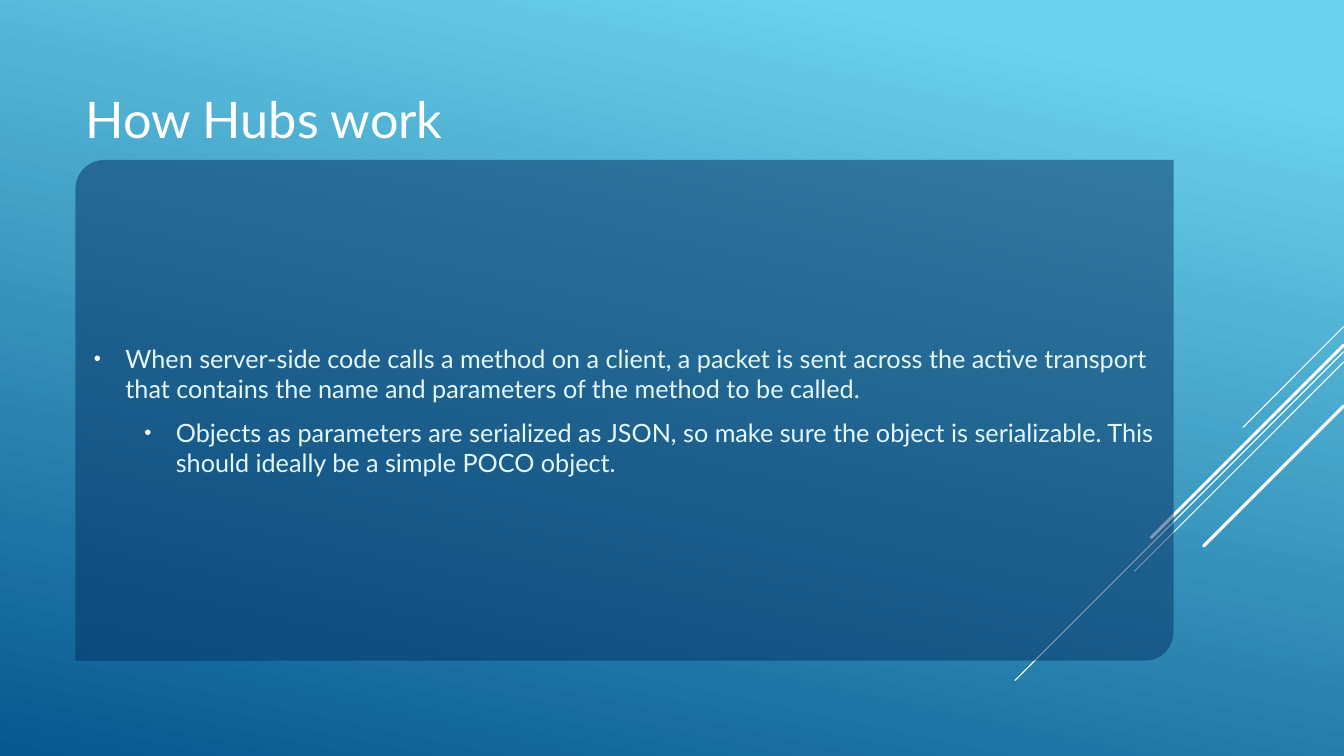
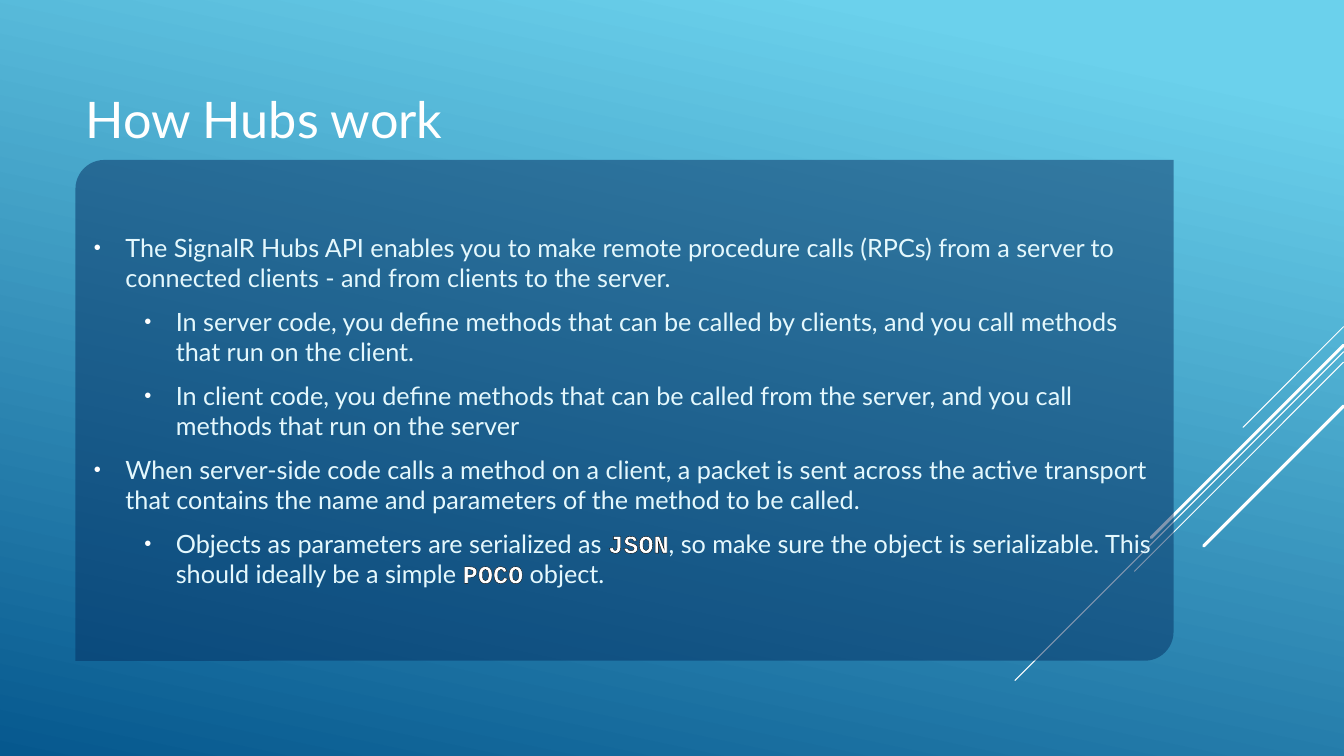
Before and after one commit to JAspeling/SignalR, a slide deck: slide 6 of SignalR.pptx (slide 7 before the commit). Drawn at 1344x756 pixels with LibreOffice and Linux fonts; fonts in the diff are those of the drawing. Boxes give left, top, right and bottom in pixels: in the first picture for what was removed or moved away, otherwise in the second. Text is boxed around its words. In the diff, an @@ line names an element or a change of style, - is before the commit and + after.

Commit message:
Continued signalR implementation + presentation WIP: Fix DI

```diff
--- a/SignalR.pptx
+++ b/SignalR.pptx
@@ text at [125, 238, 1117, 435]: paragraphs added @@
+• The SignalR Hubs API enables you to make remote procedure calls (RPCs) from a server to connected clients - and from clients to the server.
+  • In server code, you define methods that can be called by clients, and you call methods that run on the client.
+  • In client code, you define methods that can be called from the server, and you call methods that run on the server
@@ text at [176, 534, 1151, 588]: font Lato to Courier New, text colour #E4F8FD to #FFFFFF, letter outline none to #000000 0.75 pt, bold on in "JSON, POCO" @@
```
Also in this commit, not shown: 6 other slides changed, 23 slides added, 2 slides removed, 12 other files.
